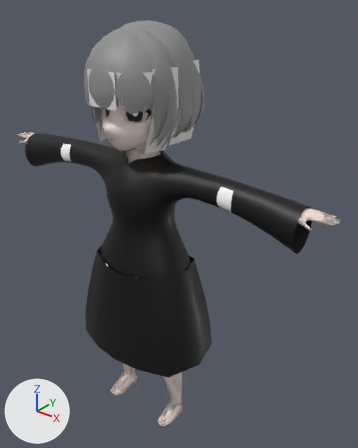
Two versions of the FBX model 이현수/제작 에셋/uasset/Charactor.fbx, one commit apart.
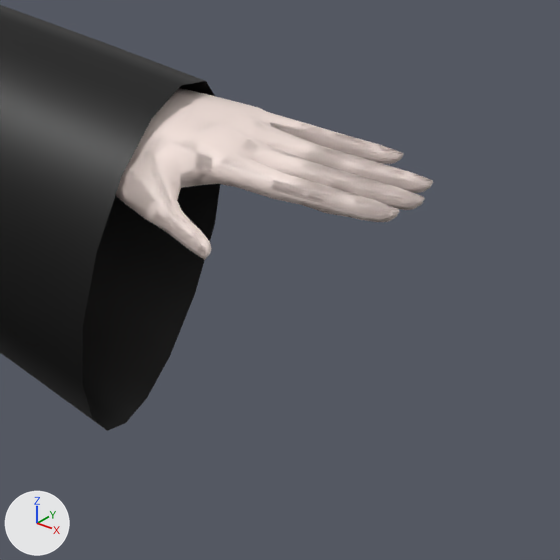
The first picture shows the older version from a camera (50 mm lens) standing at (0.938, -0.984, 1.369) and looking at (0.063, 0.11, 0.691). The close-ups show the older and then the newer version on the part from 79% to 100% of the width and 44% to 61% of the height of that picture. Only the edits that show in the close-ups are written down. Every picture has the same lights, and +X, +Y and +Z are marked at lower left.

In view in the first close-up: 'Body', 'Cloth', 'WeightTransferBody'.
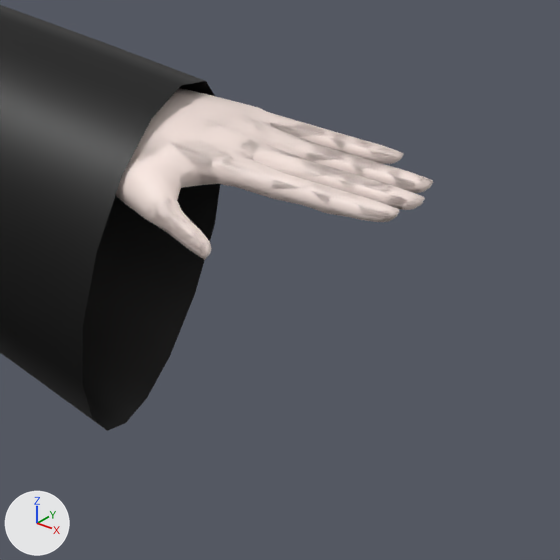
Boxes (x1, y1, x2, y2) around the edits, measured in the close-ups (560 x 560 px; the box of a moved part takes in the faces that stretch with it):
'Body', reshaped: before (115, 94, 433, 260); after (130, 92, 433, 260)
part 1 of me_cube_017, moved or reshaped: before (115, 142, 200, 218); after (140, 114, 258, 200)

The edits, one by one:
me_cube_017 is used by ob_body; location (0.0, 0.0, 0.0).
me_cube_017 had 1667 vertices, 3312 faces and spanned x -0.593..0.593, y -0.076..0.106, z 0.0..1.001.
me_cube_017 now has 1669 vertices, 3316 faces and spans x -0.593..0.593, y -0.076..0.106, z 0.0..1.001.
Part 1, on me_cube_017:
5 vertices are removed from x 0.491..0.524, y -0.01..0.015, z 0.872..0.893.
38 faces are deleted.
6 vertices move from x 0.503..0.524, y -0.011..0.005, z 0.87..0.885 to x 0.502..0.524, y -0.011..0.005, z 0.87..0.886.
6 vertices are added at (0.491, 0.014, 0.892), (0.523, -0.001, 0.884), (0.518, 0.001, 0.871), (0.512, -0.01, 0.873), (0.521, 0.003, 0.875), (0.497, 0.009, 0.891).
40 new faces join them.
Other edits to the shape of me_cube_017 do not show in these pictures.
